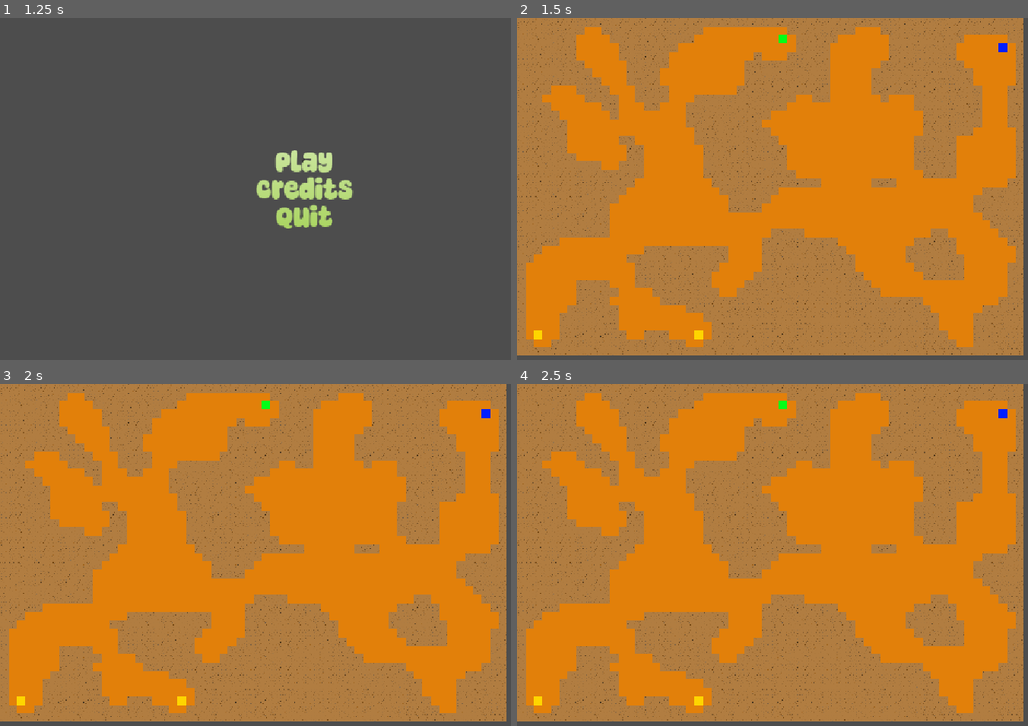
Above: before the commit, frames 1-4 (two rows, left to right).
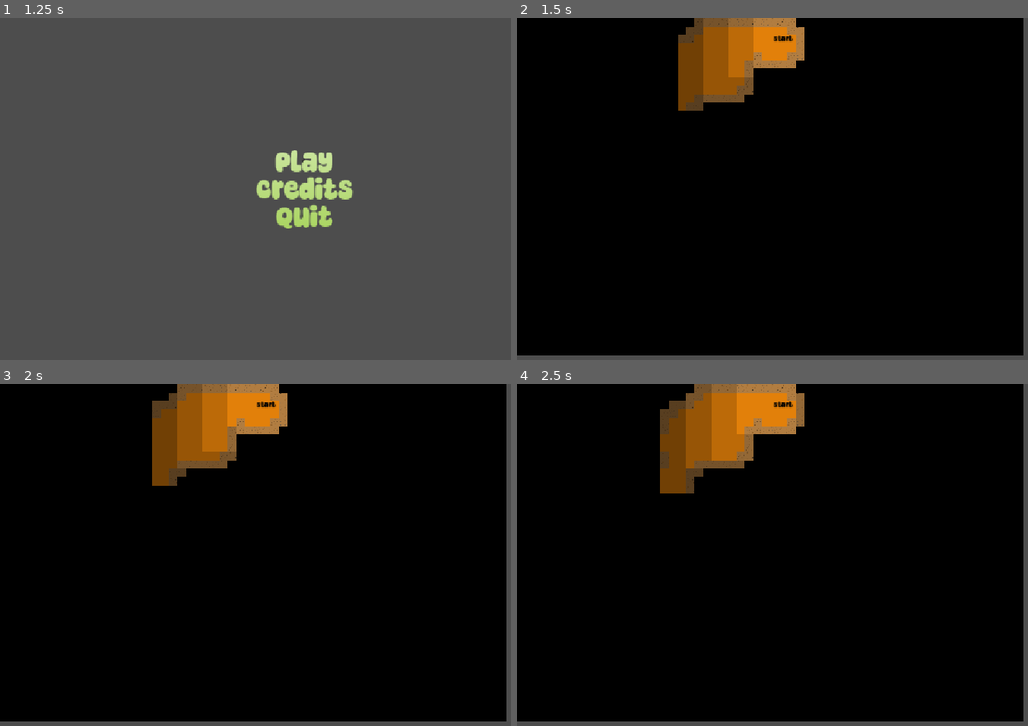
Above: after the commit, the same moments.

Repository: Habidakus/wild-jam-98-signal
Game: Godot game, scene res://scenes/main.tscn
The game is run twice, just before and just after one commit, with the same random seed, the same clock (stepped at 60 frames per second) and the same inputs.
Inputs (mouse positions are in pixels of both pictures, inside the frame that each line leads up to):
- Up to frame 1 (1.25 s): tap Enter at 0.5 s; move the mouse to (439, 171) at 0.52 s; click (439, 171) at 0.67 s
- Up to frame 2 (1.5 s): click "Play" at 1.25 s
- Up to frame 3 (2 s): no input
- Up to frame 4 (2.5 s): move the mouse to (700, 572) at 2.02 s; click (700, 572) at 2.17 s

Frame 1 is identical in both runs. In frame 2, 96% of the frame differs, in the area x 0-100%, y 0-99%; in frame 3, 96%; in frame 4, 96%.

Commit message:
Added fog of war to the map

Diff:
--- /dev/null
+++ b/maps/tileset_fog_of_war.tres
@@ -0,0 +1,15 @@
+[gd_resource type="TileSet" format=3 uid="uid://c28txgsyaetma"]
+
+[ext_resource type="Texture2D" uid="uid://bk5uvfb4m75jl" path="res://art/fog_of_war/fog_of_war.png" id="1_74ic6"]
+
+[sub_resource type="TileSetAtlasSource" id="TileSetAtlasSource_74ic6"]
+texture = ExtResource("1_74ic6")
+0:0/0 = 0
+1:0/0 = 0
+2:0/0 = 0
+3:0/0 = 0
+4:0/0 = 0
+
+[resource]
+sources/0 = SubResource("TileSetAtlasSource_74ic6")
+tile_proxies/coords_level = [[0, Vector2i(0, 0)], [4, Vector2i(0, 0)], [1, Vector2i(0, 0)], [4, Vector2i(1, 0)], [2, Vector2i(0, 0)], [4, Vector2i(2, 0)], [3, Vector2i(0, 0)], [4, Vector2i(3, 0)], [5, Vector2i(0, 0)], [10, Vector2i(0, 0)], [6, Vector2i(0, 0)], [10, Vector2i(1, 0)], [7, Vector2i(0, 0)], [10, Vector2i(2, 0)], [8, Vector2i(0, 0)], [10, Vector2i(3, 0)], [9, Vector2i(0, 0)], [10, Vector2i(4, 0)]]
--- /dev/null
+++ b/scenes/markers/end_marker.tscn
@@ -0,0 +1,21 @@
+[gd_scene format=3 uid="uid://cuouqk1arn1yb"]
+
+[node name="EndMarker" type="Node2D" unique_id=287536599]
+
+[node name="Label" type="Label" parent="." unique_id=26822001]
+anchors_preset = 8
+anchor_left = 0.5
+anchor_top = 0.5
+anchor_right = 0.5
+anchor_bottom = 0.5
+offset_left = -20.0
+offset_top = -8.0
+offset_right = 20.0
+offset_bottom = 8.0
+grow_horizontal = 2
+grow_vertical = 2
+theme_override_colors/font_color = Color(0, 0, 0, 1)
+theme_override_font_sizes/font_size = 12
+text = "End"
+horizontal_alignment = 1
+vertical_alignment = 1
--- /dev/null
+++ b/scenes/markers/loot_marker.tscn
@@ -0,0 +1,20 @@
+[gd_scene format=3 uid="uid://ct1uspbj72sy6"]
+
+[ext_resource type="Script" uid="uid://biqiwu1jkb76b" path="res://scripts/loot_marker.gd" id="1_60l2m"]
+
+[node name="LootMarker" type="Node2D" unique_id=287536599]
+script = ExtResource("1_60l2m")
+
+[node name="ColorRect" type="ColorRect" parent="." unique_id=1566878859]
+anchors_preset = 8
+anchor_left = 0.5
+anchor_top = 0.5
+anchor_right = 0.5
+anchor_bottom = 0.5
+offset_left = -6.0
+offset_top = -6.0
+offset_right = 6.0
+offset_bottom = 6.0
+grow_horizontal = 2
+grow_vertical = 2
+color = Color(1, 0.84313726, 0, 1)
--- /dev/null
+++ b/scenes/markers/start_marker.tscn
@@ -0,0 +1,21 @@
+[gd_scene format=3 uid="uid://caujxw65a7jl3"]
+
+[node name="StartMarker" type="Node2D" unique_id=287536599]
+
+[node name="Label" type="Label" parent="." unique_id=26822001]
+anchors_preset = 8
+anchor_left = 0.5
+anchor_top = 0.5
+anchor_right = 0.5
+anchor_bottom = 0.5
+offset_left = -20.0
+offset_top = -8.0
+offset_right = 20.0
+offset_bottom = 8.0
+grow_horizontal = 2
+grow_vertical = 2
+theme_override_colors/font_color = Color(0, 0, 0, 1)
+theme_override_font_sizes/font_size = 12
+text = "Start"
+horizontal_alignment = 1
+vertical_alignment = 1
--- a/scenes/sms_play.tscn
+++ b/scenes/sms_play.tscn
@@ -2,6 +2,7 @@
 
 [ext_resource type="Script" uid="uid://tbfpu72ty3qq" path="res://scripts/sms_play.gd" id="1_yc7cj"]
 [ext_resource type="TileSet" uid="uid://btpbefeyvvie0" path="res://maps/tileset_dummy.tres" id="2_x7n7y"]
+[ext_resource type="TileSet" uid="uid://c28txgsyaetma" path="res://maps/tileset_fog_of_war.tres" id="3_nw82y"]
 
 [node name="SMS_Play" type="Control" unique_id=191438879]
 layout_mode = 3
@@ -11,6 +12,10 @@
 script = ExtResource("1_yc7cj")
 metadata/_custom_type_script = "uid://bbl41p6swfbs4"
 
-[node name="TileMapLayer" type="TileMapLayer" parent="." unique_id=381075681]
+[node name="TerrainLayer" type="TileMapLayer" parent="." unique_id=381075681]
 unique_name_in_owner = true
 tile_set = ExtResource("2_x7n7y")
+
+[node name="FogOfWarLayer" type="TileMapLayer" parent="." unique_id=318256740]
+unique_name_in_owner = true
+tile_set = ExtResource("3_nw82y")
--- /dev/null
+++ b/scenes/units/test.tscn
@@ -0,0 +1,11 @@
+[gd_scene format=3 uid="uid://dej1l747k7yqt"]
+
+[sub_resource type="RectangleShape2D" id="RectangleShape2D_ra2i3"]
+size = Vector2(16, 16)
+
+[node name="Area2D" type="Area2D" unique_id=780249689]
+
+[node name="CollisionShape2D" type="CollisionShape2D" parent="." unique_id=619690669]
+shape = SubResource("RectangleShape2D_ra2i3")
+
+[node name="Sprite2D" type="Sprite2D" parent="." unique_id=1863628303]
--- /dev/null
+++ b/scripts/loot_marker.gd
@@ -0,0 +1,4 @@
+extends Node2D
+
+func _process(delta: float) -> void:
+	rotation_degrees += delta * 35.0
--- a/scripts/sms_play.gd
+++ b/scripts/sms_play.gd
@@ -1,16 +1,23 @@
 class_name Play extends StateMachineState
 
+var _seen_cells: Dictionary[int,bool] = {}
+var _walls: Dictionary[int, bool] = {}
+var max_x: int = 60
+var max_y: int = 40
+var _start_spot: Vector2i = Vector2i.MIN
+var _end_spot: Vector2i = Vector2i.MIN
+var _party_spot: Vector2i = Vector2i.MIN
+var _party_walking_towards_end: bool = true
+
+
 func _ready() -> void:
-	%TileMapLayer.clear()
+	%TerrainLayer.clear()
 	#var noise: FastNoiseLite = FastNoiseLite.new()
 	#noise.noise_type = FastNoiseLite.TYPE_SIMPLEX # FastNoiseLite.TYPE_PERLIN
 	#noise.frequency = 16.45
-	var max_x: int = 60
-	var max_y: int = 40
-	var m: Dictionary[int, bool] = {}
 	for x in range(0, max_x):
 		for y in range(0, max_y):
-			m[x * max_y + y] = randi() % 2 == 0
+			_walls[x * max_y + y] = randi() % 2 == 0
 	for i in range(0, 8):
 		var n: Dictionary[int, bool] = {}
 		for x in range(0, max_x):
@@ -24,51 +31,129 @@
 							pass
 						elif fx < 0 or fy < 0 or fx >= max_x or fy >= max_y:
 							c = c + 1
-						elif m[fx * max_y + fy]:
+						elif _walls[fx * max_y + fy]:
 							c = c + 1
 				if x == 0 or y == 0 or x == max_x - 1 or y == max_y - 1:
 					n[x * max_y + y] = true
 				elif c > 4:
 					n[x * max_y + y] = true
-				elif c == 4 and m[x * max_y + y]:
+				elif c == 4 and _walls[x * max_y + y]:
 					n[x * max_y + y] = true
 				else:
 					n[x * max_y + y] = false
-		m = n
-	var two_points: Array[Vector2i] = _find_two_rooms(m, max_x, max_y)
+		_walls = n
+	var two_points: Array[Vector2i] = _find_two_rooms()
 	while not two_points.is_empty():
-		_connect_two_points(m, max_x, max_y, two_points[0], two_points[1])
-		two_points = _find_two_rooms(m, max_x, max_y)
+		_connect_two_points(two_points[0], two_points[1])
+		two_points = _find_two_rooms()
 	for x in range(0, max_x):
 		for y in range(0, max_y):
-			var source_id: int = 0 if m[x * max_y + y] else 1
+			var source_id: int = 0 if _walls[x * max_y + y] else 1
 			var loc: Vector2i = Vector2i(x, y)
 			#if loc.x == 0 or loc.y == 0 or loc.x == max_x - 1 or loc.y == max_y - 1:
 			#	source_id = 0
 			if source_id == 1:
 				var atlas: Vector2i = Vector2i(0, 0)
-				%TileMapLayer.set_cell(loc, 0, atlas)
+				%TerrainLayer.set_cell(loc, 0, atlas)
 			else:
 				var atlas: Vector2i = Vector2i(randi() % 3, 0)
-				%TileMapLayer.set_cell(loc, 1, atlas)
-	var a_spot: Vector2i = _find_a_spot(m, max_x, max_y)
-	var start_spot: Vector2i = _find_farthest_spot([a_spot], m, max_x, max_y)
-	%TileMapLayer.set_cell(start_spot, 4, Vector2i.ZERO)
-	var goal_spot: Vector2i = _find_farthest_spot([start_spot], m, max_x, max_y)
-	%TileMapLayer.set_cell(goal_spot, 3, Vector2i.ZERO)
+				%TerrainLayer.set_cell(loc, 1, atlas)
+	var a_spot: Vector2i = _find_a_spot()
+	_start_spot = _find_farthest_spot([a_spot])
+	_party_spot = _start_spot
+	var start_marker: PackedScene = load("res://scenes/markers/start_marker.tscn")
+	_place_object(start_marker.instantiate() as Node2D, _start_spot)
+	_end_spot = _find_farthest_spot([_start_spot])
+	var end_marker: PackedScene = load("res://scenes/markers/end_marker.tscn")
+	_place_object(end_marker.instantiate() as Node2D, _end_spot)
 	var path: Array[Vector2i] = []
-	for p: Vector2i in _get_path(m, max_x, max_y, start_spot, goal_spot):
+	for p: Vector2i in _get_path(_start_spot, _end_spot):
 		path.append(p)
-		#if p != start_spot and p != goal_spot:
-			#%TileMapLayer.set_cell(p, 2, Vector2i.ZERO)
-	var treasure_spot_a: Vector2i = _find_farthest_spot(path, m, max_x, max_y)
-	%TileMapLayer.set_cell(treasure_spot_a, 5, Vector2i.ZERO)
+	var treasure_spot_a: Vector2i = _find_farthest_spot(path)
+	var loot_marker: PackedScene = load("res://scenes/markers/loot_marker.tscn")
+	_place_object(loot_marker.instantiate() as Node2D, treasure_spot_a)
 	path.append(treasure_spot_a)
-	var treasure_spot_b: Vector2i = _find_farthest_spot(path, m, max_x, max_y)
-	%TileMapLayer.set_cell(treasure_spot_b, 5, Vector2i.ZERO)
-
-
-func _find_farthest_spot(from: Array[Vector2i], walls: Dictionary[int, bool], max_x: int, max_y: int) -> Vector2i:
+	var treasure_spot_b: Vector2i = _find_farthest_spot(path)
+	_place_object(loot_marker.instantiate() as Node2D, treasure_spot_b)
+	_update_fog_of_war()
+
+
+const _footstep_time: float = 0.5
+var _footstep: float = _footstep_time
+func _process(delta: float) -> void:
+	_footstep -= delta
+	if _footstep >= 0.0:
+		return
+	_footstep += _footstep_time
+
+	var path;
+	if _party_walking_towards_end:
+		if _party_spot == _end_spot:
+			_party_walking_towards_end = false
+			return
+		path = _get_path(_party_spot, _end_spot)
+	else:
+		if _party_spot == _start_spot:
+			_party_walking_towards_end = true
+			return
+		path = _get_path(_party_spot, _start_spot)
+
+	if Vector2i(path[0]) == _party_spot:
+		_party_spot = Vector2i(path[1])
+	else:
+		_party_spot = Vector2i(path[0])
+	_update_fog_of_war()
+
+
+func _update_fog_of_war() -> void:
+	%FogOfWarLayer.clear()
+	var light_cones: Dictionary[int, int] = _generate_light_cones(_party_spot)
+	for x in range(0, max_x):
+		for y in range(0, max_y):
+			var coord: int = x * max_y + y
+			if light_cones.has(coord):
+				_seen_cells[coord] = true
+				var dist: int = light_cones[coord]
+				if dist <= 3:
+					pass
+				elif dist <= 6:
+					%FogOfWarLayer.set_cell(Vector2i(x, y), 0, Vector2i(0,0)) # one sixth
+				elif dist <= 9:
+					%FogOfWarLayer.set_cell(Vector2i(x, y), 0, Vector2i(1,0)) # one third
+				elif dist <= 12:
+					%FogOfWarLayer.set_cell(Vector2i(x, y), 0, Vector2i(2,0)) # one half
+			elif _seen_cells.has(coord):
+				%FogOfWarLayer.set_cell(Vector2i(x, y), 0, Vector2i(3,0)) # five sixths
+			else:
+				%FogOfWarLayer.set_cell(Vector2i(x, y), 0, Vector2i(4,0)) # full
+
+
+func _generate_light_cones(map_loc: Vector2i) -> Dictionary[int, int]:
+	var ret_val: Dictionary[int, int] = {}
+	ret_val[map_loc.x * max_y + map_loc.y] = 0
+	for current_dist in range(0, 12):
+		for coord: int in ret_val.keys():
+			if ret_val[coord] != current_dist:
+				continue
+			if _walls[coord]:
+				continue
+			var x: int = int(coord / float(max_y))
+			var y: int = coord % max_y
+			for fx in range(x-1, x+2):
+				for fy in range(y-1, y+2):
+					var f_coord: int = fx * max_y + fy
+					if ret_val.has(f_coord):
+						continue
+					ret_val[fx * max_y + fy] = current_dist + 1
+	return ret_val
+
+
+func _place_object(node: Node2D, map_loc: Vector2i) -> void:
+	node.position = %TerrainLayer.map_to_local(map_loc)
+	%TerrainLayer.add_child(node)
+
+
+func _find_farthest_spot(from: Array[Vector2i]) -> Vector2i:
 	var dist: Dictionary[int, int] = {}
 	var max_dist: int = 0
 	for f: Vector2i in from:
@@ -82,27 +167,27 @@
 			if dist[coord] != max_dist:
 				continue
 			var up: int = coord - 1
-			if not walls[up] and not dist.has(up):
+			if not _walls[up] and not dist.has(up):
 				dist[up] = max_dist + 1
-				if not _has_wall_neighbors(up, walls, max_x, max_y):
+				if not _has_wall_neighbors(up):
 					possible_locs.append(up)
 				completed = false
 			var down: int = coord + 1
-			if not walls[down] and not dist.has(down):
+			if not _walls[down] and not dist.has(down):
 				dist[down] = max_dist + 1
-				if not _has_wall_neighbors(down, walls, max_x, max_y):
+				if not _has_wall_neighbors(down):
 					possible_locs.append(down)
 				completed = false
 			var left: int = coord - max_y
-			if not walls[left] and not dist.has(left):
+			if not _walls[left] and not dist.has(left):
 				dist[left] = max_dist + 1
-				if not _has_wall_neighbors(left, walls, max_x, max_y):
+				if not _has_wall_neighbors(left):
 					possible_locs.append(left)
 				completed = false
 			var right: int = coord + max_y
-			if not walls[right] and not dist.has(right):
+			if not _walls[right] and not dist.has(right):
 				dist[right] = max_dist + 1
-				if not _has_wall_neighbors(right, walls, max_x, max_y):
+				if not _has_wall_neighbors(right):
 					possible_locs.append(right)
 				completed = false
 		if completed == false:
@@ -113,27 +198,27 @@
 	return Vector2i(int(coord / float(max_y)), coord % max_y)
 
 
-func _has_wall_neighbors(coord: int, walls: Dictionary[int, bool], _max_x: int, max_y: int) -> bool:
-	if walls[coord - 1]:
+func _has_wall_neighbors(coord: int) -> bool:
+	if _walls[coord - 1]:
 		return true
-	if walls[coord + 1]:
+	if _walls[coord + 1]:
 		return true
-	if walls[coord - max_y]:
+	if _walls[coord - max_y]:
 		return true
-	if walls[coord + max_y]:
+	if _walls[coord + max_y]:
 		return true
 	return false
 
 
-func _find_a_spot(walls: Dictionary[int, bool], max_x: int, max_y: int) -> Vector2i:
+func _find_a_spot() -> Vector2i:
 	var ret_val: Vector2i = Vector2i.MIN
 	var seen: int = 0
 	for x in range(2, max_x - 2):
 		for y in range(2, max_y - 2):
 			var i: int = x * max_y + y
-			if walls[i]:
-				continue
-			if _has_wall_neighbors(i, walls, max_x, max_y):
+			if _walls[i]:
+				continue
+			if _has_wall_neighbors(i):
 				continue
 			seen += 1
 			if seen < 2 or (randi() % seen) == 1:
@@ -141,12 +226,12 @@
 	return ret_val
 
 
-func _find_two_rooms(walls: Dictionary[int, bool], max_x: int, max_y: int) -> Array[Vector2i]:
+func _find_two_rooms() -> Array[Vector2i]:
 	var room_id: int = 1
 	var rooms: Dictionary[int, int] = {}
 	for x in range(1, max_x - 1):
 		for y in range(1, max_y - 1):
-			if not walls[x * max_y + y]:
+			if not _walls[x * max_y + y]:
 				rooms[x * max_y + y] = room_id
 				room_id += 1
 	var found_one: bool = true
@@ -155,11 +240,11 @@
 		for x in range(1, max_x - 2):
 			for y in range(1, max_y - 2):
 				var i: int = x * max_y + y
-				if walls[i]:
+				if _walls[i]:
 					continue
 				var ri: int = rooms[i]
 				var j: int = x * max_y + y + 1
-				if not walls[j]:
+				if not _walls[j]:
 					var rj: int = rooms[j]
 					if ri < rj:
 						rooms[j] = ri
@@ -168,7 +253,7 @@
 						rooms[i] = rj
 						found_one = true
 				var k: int = (x + 1) * max_y + y
-				if not walls[k]:
+				if not _walls[k]:
 					var rk: int = rooms[k]
 					if ri < rk:
 						rooms[k] = ri
@@ -181,7 +266,7 @@
 	for x in range(2, max_x - 3):
 		for y in range(2, max_y - 3):
 			var i: int = x * max_y + y
-			if walls[i]:
+			if _walls[i]:
 				continue
 			if first_found < 0:
 				first_found = rooms[i]
@@ -191,32 +276,33 @@
 				return ret_val
 	return []
 
-func _connect_two_points(walls: Dictionary[int, bool], max_x: int, max_y: int, start: Vector2i, end: Vector2i) -> void:
-	_clear_rocks(walls, max_x, max_y, _get_path(walls, max_x, max_y, start, end))
-
-
-func _get_path(walls: Dictionary[int, bool], max_x: int, max_y: int, start: Vector2i, end: Vector2i) -> PackedVector2Array:
+
+func _connect_two_points(start: Vector2i, end: Vector2i) -> void:
+	_clear_rocks(_get_path(start, end))
+
+
+func _get_path(start: Vector2i, end: Vector2i) -> PackedVector2Array:
 	var astar: AStarGrid2D = AStarGrid2D.new()
 	astar.region = Rect2i(0, 0, max_x, max_y)
 	astar.update()
 	for x in range(0, max_x):
 		for y in range(0, max_y):
 			var loc: Vector2i = Vector2i(x, y)
-			if walls[x * max_y + y]:
+			if _walls[x * max_y + y]:
 				astar.set_point_weight_scale(loc, 50.0)
 			else:
 				astar.set_point_weight_scale(loc, 1.0)
 	return astar.get_point_path(start, end)
 
 
-func _clear_rocks(walls: Dictionary[int, bool], max_x: int, max_y: int, path: PackedVector2Array):
+func _clear_rocks(path: PackedVector2Array):
 	for loc: Vector2i in path:
-		_nuke_around(loc, walls, max_x, max_y)
-
-
-func _nuke_around(loc: Vector2i, walls: Dictionary[int, bool], _max_x: int, max_y: int) -> void:
-	walls[loc.x * max_y + loc.y] = false
-	walls[loc.x * max_y + loc.y + 1] = false
-	walls[loc.x * max_y + loc.y - 1] = false
-	walls[(loc.x + 1) * max_y + loc.y] = false
-	walls[(loc.x - 1) * max_y + loc.y] = false
+		_nuke_around(loc)
+
+
+func _nuke_around(loc: Vector2i) -> void:
+	_walls[loc.x * max_y + loc.y] = false
+	_walls[loc.x * max_y + loc.y + 1] = false
+	_walls[loc.x * max_y + loc.y - 1] = false
+	_walls[(loc.x + 1) * max_y + loc.y] = false
+	_walls[(loc.x - 1) * max_y + loc.y] = false
Binary file added: art/fog_of_war/fog_of_war.png
Not shown, added: art/fog_of_war/fog_of_war.png.import
Binary file added: art/fog_of_war/full_dark.png
Not shown, added: art/fog_of_war/full_dark.png.import
Binary file added: art/fog_of_war/half.png
Not shown, added: art/fog_of_war/half.png.import
Binary file added: art/fog_of_war/sixth.png
Not shown, added: art/fog_of_war/sixth.png.import
Binary file added: art/fog_of_war/third.png
Not shown, added: art/fog_of_war/third.png.import
Binary file added: art/fog_of_war/very_dark.png
Not shown, added: art/fog_of_war/very_dark.png.import
(and 2 more such lines)
